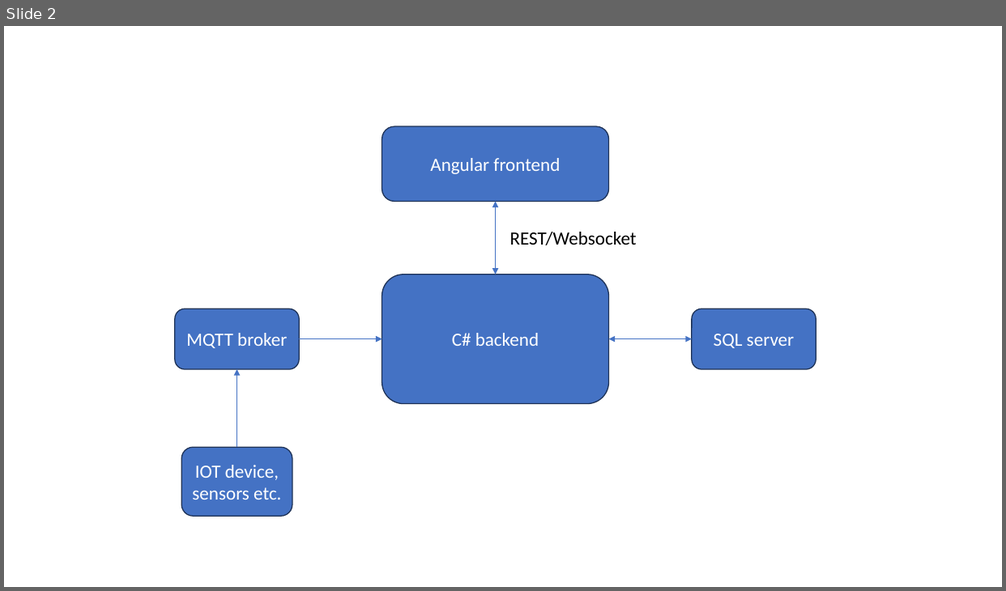
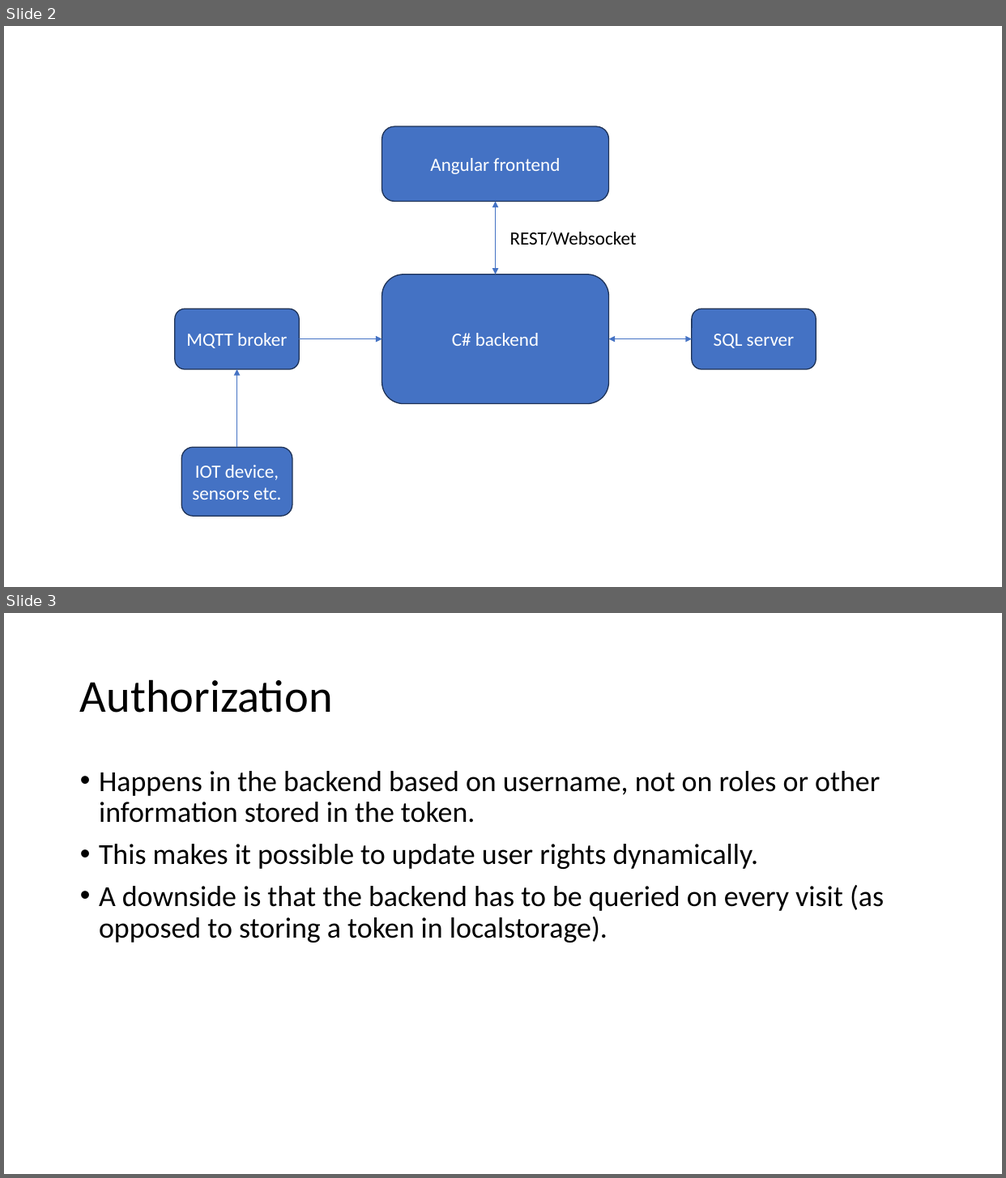
Before and after one commit to laubjkri/VisualHome, a slide deck: Concept.pptx. Shown one above the other, each under a label of ours: slide 2 before the commit, slides 2 and 3 after it. The pictures are 1006x591 and 1006x1178 pixels, drawn with LibreOffice and Linux fonts; fonts in the diff are those of the drawing. Boxes give left, top, right and bottom in pixels: in the first picture for what was removed or moved away, otherwise in the second. Text is boxed around its words. In the diff, an @@ line names an element or a change of style, - is before the commit and + after.

Commit message:
First DB call working, user editing work begun

```diff
--- a/Concept.pptx
+++ b/Concept.pptx
@@ slide 3 added at bbox=[4, 613, 1002, 1174], background #FFFFFF @@
@@ title added at bbox=[80, 679, 333, 713], 44 pt, text #000000 @@
+Authorization
@@ text added at bbox=[99, 771, 884, 943], 28 pt, text #000000 @@
+• Happens in the backend based on username, not on roles or other information stored in the token.
+• This makes it possible to update user rights dynamically.
+• A downside is that the backend has to be queried on every visit (as opposed to storing a token in localstorage).
```
Also in this commit, not shown: 25 other files.
